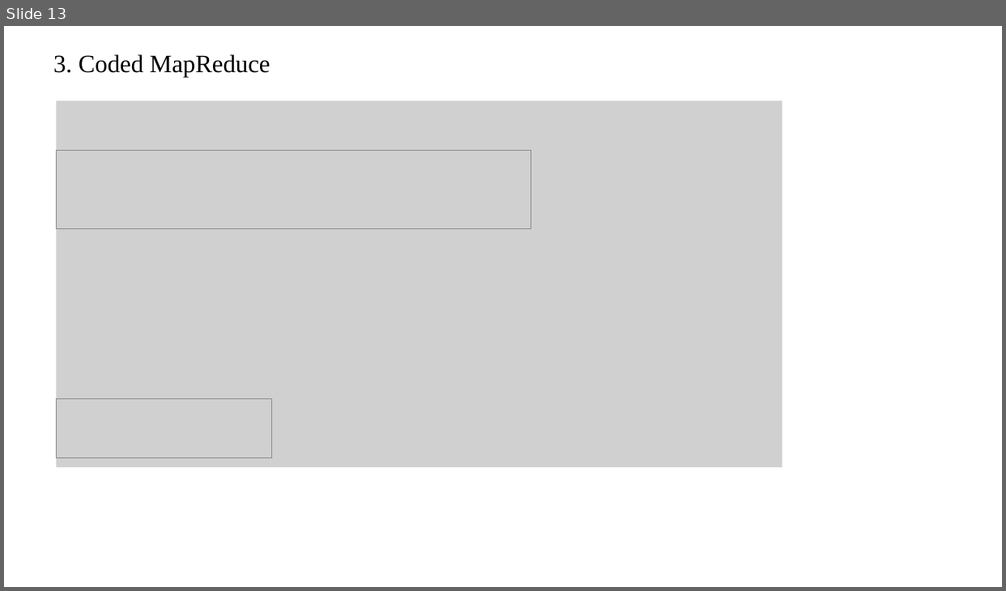
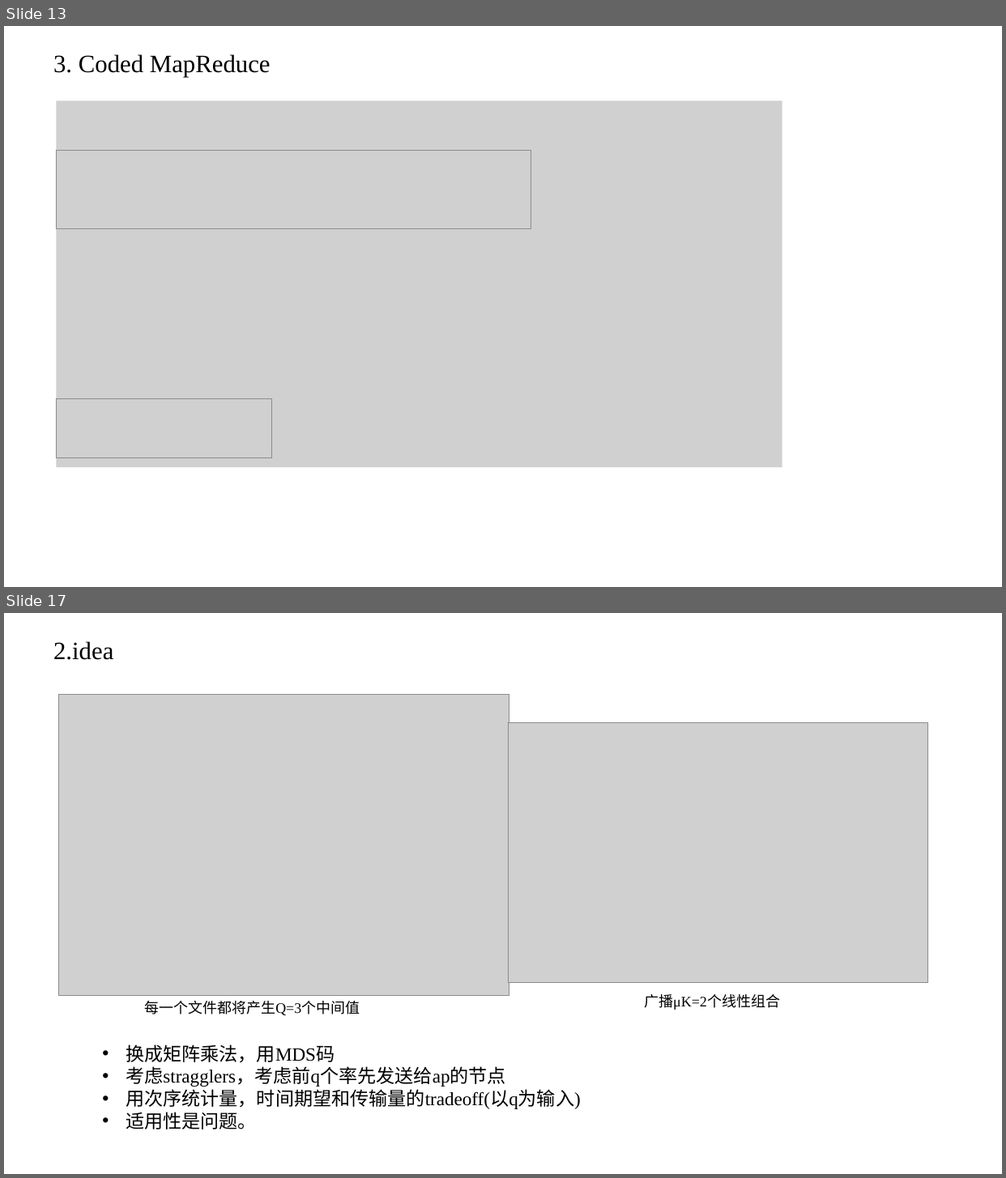
Before and after one commit to zhaojiayi/learning, a slide deck: EE/ppt/review.pptx. Shown one above the other, each under a label of ours: slide 13 before the commit, slides 13 and 17 after it; the slides between them are not shown. The pictures are 1006x591 and 1006x1178 pixels, drawn with LibreOffice and Linux fonts; fonts in the diff are those of the drawing; grey boxes stand for pictures. Boxes give left, top, right and bottom in pixels: in the first picture for what was removed or moved away, otherwise in the second. Text is boxed around its words. In the diff, an @@ line names an element or a change of style, - is before the commit and + after.

```diff
--- a/EE/ppt/review.pptx
+++ b/EE/ppt/review.pptx
@@ slide 17 added at [4,613,1002,1174], background #FFFFFF @@
@@ title added at [53,641,113,660], 24 pt, text #000000 @@
+2.idea
@@ picture added at [58,695,509,996] @@
@@ picture added at [509,723,928,983] @@
@@ text added at [144,1001,360,1016], 14 pt, text #000000 @@
+每一个文件都将产生Q=3个中间值
@@ text added at [644,995,780,1010], 14 pt, text #000000 @@
+广播μK=2个线性组合
@@ text added at [126,1045,581,1130], 18 pt, text #000000 @@
+• 换成矩阵乘法，用MDS码
+• 考虑stragglers，考虑前q个率先发送给ap的节点
+• 用次序统计量，时间期望和传输量的tradeoff(以q为输入)
+• 适用性是问题。
```
Also in this commit, not shown: 6 other slides added, 12 other files.
